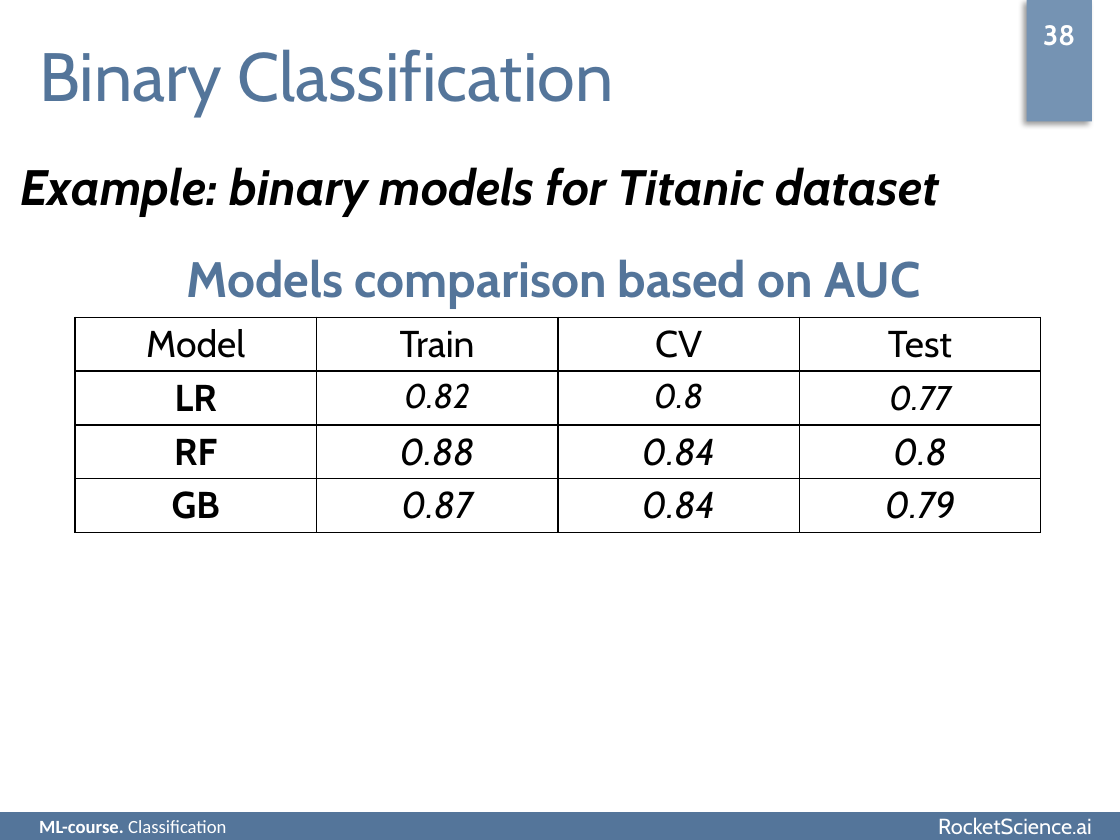
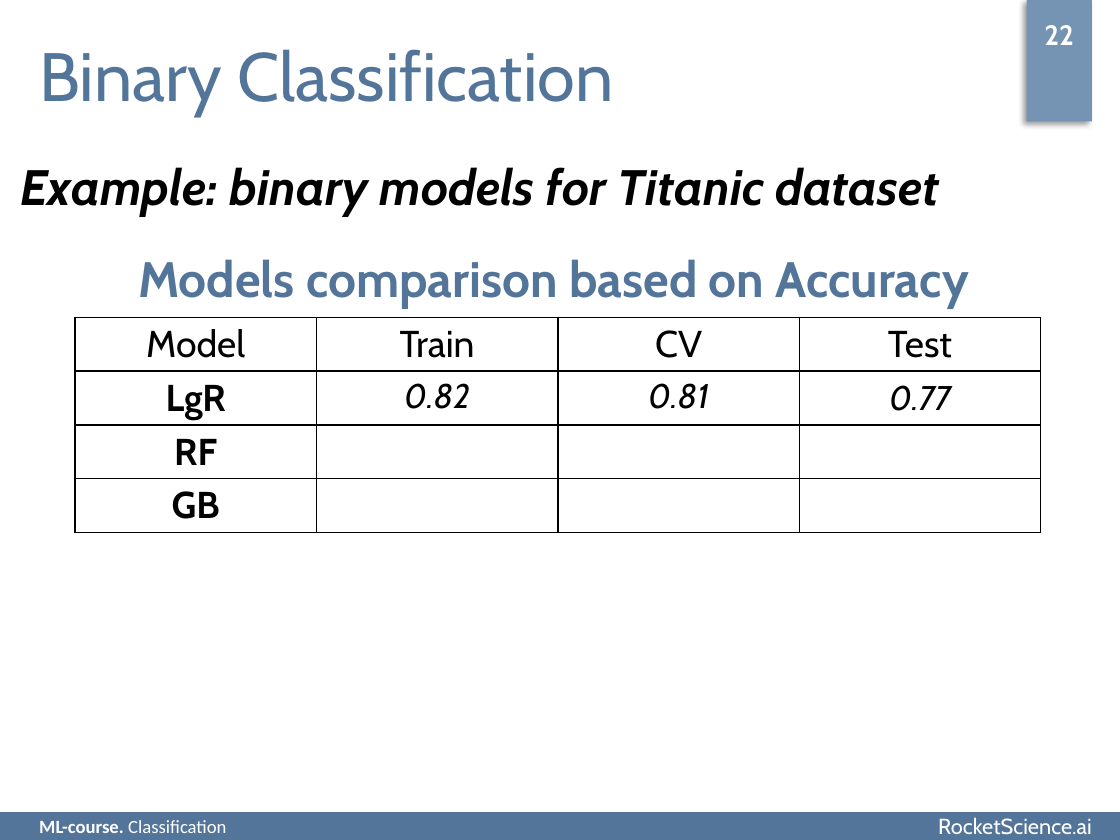
Before and after one commit to rjaffk/tensorby, a slide deck: slide 22 of lecture_classification/presentation/lecture_classification.pptx (slide 21 before the commit). Drawn at 1120x840 pixels with LibreOffice and Linux fonts; fonts in the diff are those of the drawing; background and template pictures are left out. Boxes give left, top, right and bottom in pixels: in the first picture for what was removed or moved away, otherwise in the second. Text is boxed around its words. In the diff, an @@ line names an element or a change of style, - is before the commit and + after.

```diff
--- a/lecture_classification/presentation/lecture_classification.pptx
+++ b/lecture_classification/presentation/lecture_classification.pptx
@@ text at (x1=1044, y1=25, x2=1074, y2=45): text changed @@
-38
+22
@@ text at (x1=138, y1=259, x2=969, y2=308): text changed @@
-Models comparison based on AUC
+Models comparison based on Accuracy
@@ table at (x1=75, y1=317, x2=1043, y2=530) @@
-row 2, column 1: LR
+row 2, column 1: LgR
-row 2, column 3: 0.8
+row 2, column 3: 0.81
-row 3: RF | 0.88 | 0.84 | 0.8
+row 3: RF |  |  | 
-row 4: GB | 0.87 | 0.84 | 0.79
+row 4: GB |  |  | 
```
Also in this commit, not shown: 11 other slides changed, 1 slide added, 5 other files.
